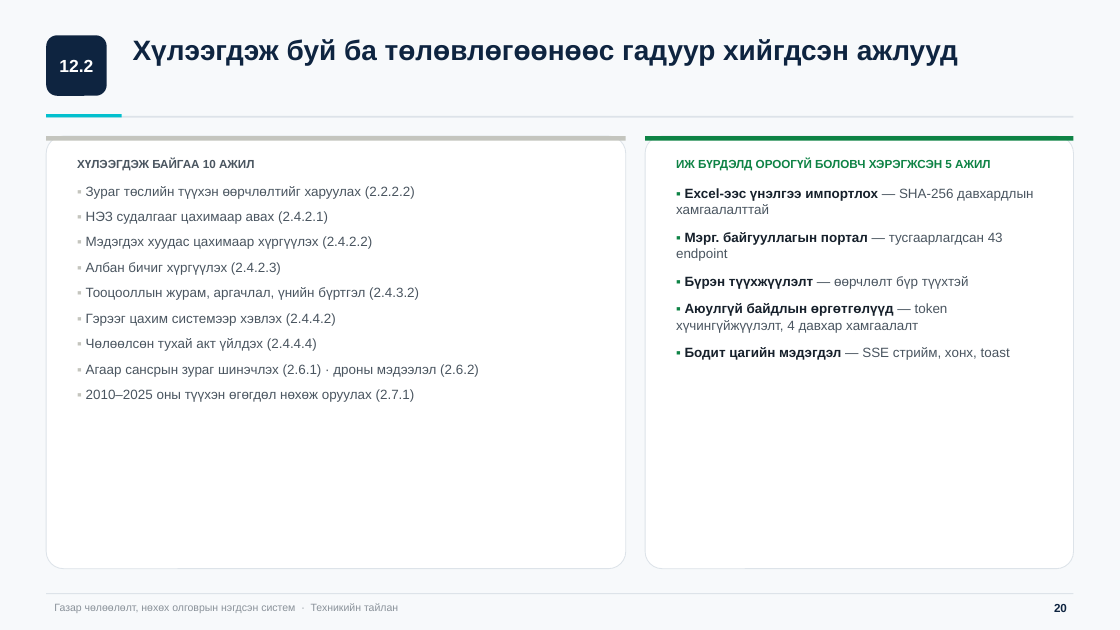
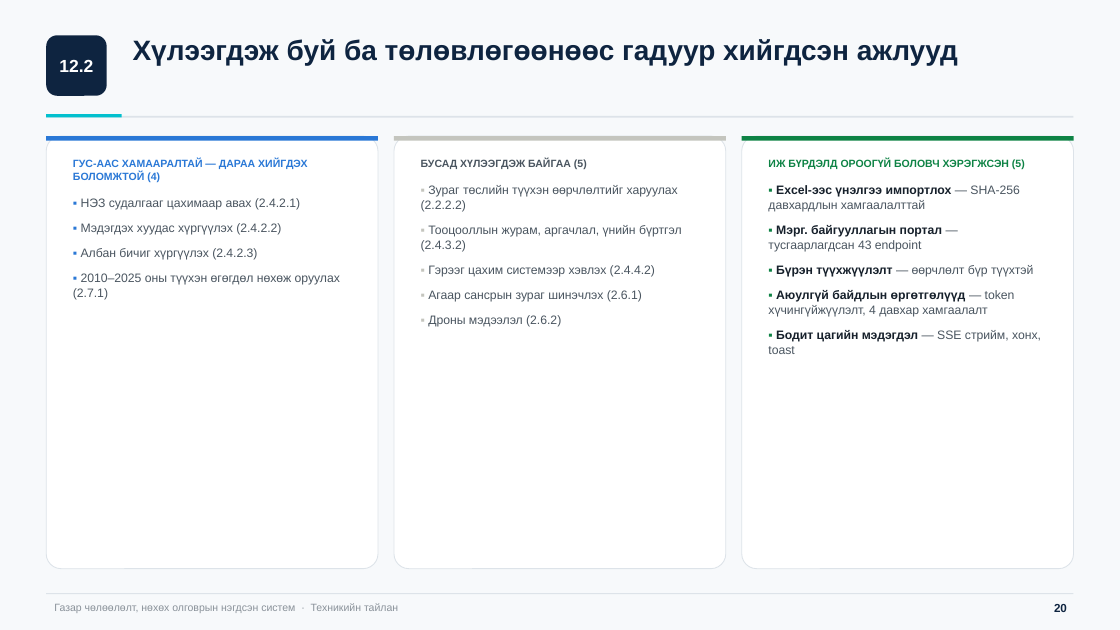
Before and after one commit to bumaa7018/acquisition_frontend, a slide deck: slide 21 of system-tailan.pptx. Drawn at 1120x630 pixels with LibreOffice and Linux fonts; fonts in the diff are those of the drawing. Boxes give left, top, right and bottom in pixels: in the first picture for what was removed or moved away, otherwise in the second. Text is boxed around its words. In the diff, an @@ line names an element or a change of style, - is before the commit and + after.

```diff
--- a/system-tailan.pptx
+++ b/system-tailan.pptx
@@ rounded rectangle: place and size @@
-rounded rectangle at bbox=[46, 136, 626, 569]
+rounded rectangle at bbox=[46, 136, 378, 569]
@@ rounded rectangle at bbox=[46, 136, 378, 569]: proportions changed @@
@@ rectangle: place and size @@
-rectangle at bbox=[46, 136, 626, 141]
+rectangle at bbox=[46, 136, 378, 141]
@@ rectangle at bbox=[46, 136, 378, 141]: fill #C4C5BE to #2A78D6 @@
@@ rounded rectangle added at bbox=[394, 136, 726, 569], fill #FFFFFF, outline #DDE3E9 0.75 pt @@
@@ rectangle added at bbox=[394, 136, 726, 141], fill #C4C5BE @@
@@ rounded rectangle at bbox=[742, 136, 1074, 569]: proportions changed @@
@@ rounded rectangle: place and size @@
-rounded rectangle at bbox=[645, 136, 1074, 569]
+rounded rectangle at bbox=[742, 136, 1074, 569]
@@ rectangle: place and size @@
-rectangle at bbox=[645, 136, 1074, 141]
+rectangle at bbox=[742, 136, 1074, 141]
@@ text added at bbox=[73, 159, 340, 300], 10.5 pt, text #4A5560 @@
+ГУС-ААС ХАМААРАЛТАЙ — ДАРАА ХИЙГДЭХ БОЛОМЖТОЙ (4)
+▪ НЭЗ судалгааг цахимаар авах (2.4.2.1)
+▪ Мэдэгдэх хуудас хүргүүлэх (2.4.2.2)
+▪ Албан бичиг хүргүүлэх (2.4.2.3)
+▪ 2010–2025 оны түүхэн өгөгдөл нөхөж оруулах (2.7.1)
@@ text "БУСАД ХҮЛЭЭГДЭЖ БАЙГАА (5)": place and size @@
-text "БУСАД ХҮЛЭЭГДЭЖ БАЙГАА (5)" at bbox=[77, 159, 479, 402]
+text "БУСАД ХҮЛЭЭГДЭЖ БАЙГАА (5)" at bbox=[421, 159, 682, 327]
@@ text at bbox=[421, 159, 587, 169]: text changed; size 10 to 9 pt @@
-ХҮЛЭЭГДЭЖ БАЙГАА 10 АЖИЛ
+БУСАД ХҮЛЭЭГДЭЖ БАЙГАА (5)
@@ text "ИЖ БҮРДЭЛД ОРООГҮЙ БОЛОВЧ ХЭРЭГЖСЭН ...": place and size @@
-text "ИЖ БҮРДЭЛД ОРООГҮЙ БОЛОВЧ ХЭРЭГЖСЭН ..." at bbox=[676, 159, 1033, 360]
+text "ИЖ БҮРДЭЛД ОРООГҮЙ БОЛОВЧ ХЭРЭГЖСЭН ..." at bbox=[768, 159, 1041, 354]
@@ text at bbox=[768, 159, 1025, 170]: text changed; size 10 to 9 pt @@
-ИЖ БҮРДЭЛД ОРООГҮЙ БОЛОВЧ ХЭРЭГЖСЭН 5 АЖИЛ
+ИЖ БҮРДЭЛД ОРООГҮЙ БОЛОВЧ ХЭРЭГЖСЭН (5)
@@ text at bbox=[421, 185, 682, 277]: size 11.5 to 10.5 pt in "▪ Зураг төслийн түүхэн өөрчлөлтийг харуулах (2.2.2.2)", "▪ Тооцооллын журам, аргачлал, үнийн бүртгэл (2.4.3.2)", "▪ Гэрээг цахим системээр хэвлэх (2.4.4.2)"; more space between paragraphs @@
@@ text at bbox=[768, 185, 1041, 354]: size 11.5 to 10.5 pt in "▪ Excel-ээс үнэлгээ импортлох — SHA-256 давхардлын ...", "▪ Мэрг. байгууллагын портал — тусгаарлагдсан 43 ...", "▪ Бүрэн түүхжүүлэлт — өөрчлөлт бүр түүхтэй", "▪ Аюулгүй байдлын өргөтгөлүүд — token хүчингүйжүүлэлт, ..." and 1 more places; less space between paragraphs @@
@@ text at bbox=[86, 211, 372, 275]: paragraphs removed @@
-▪ НЭЗ судалгааг цахимаар авах (2.4.2.1)
-▪ Мэдэгдэх хуудас цахимаар хүргүүлэх (2.4.2.2)
-▪ Албан бичиг хүргүүлэх (2.4.2.3)
@@ text at bbox=[428, 290, 642, 327]: text changed; size 11.5 to 10.5 pt @@
-▪ Чөлөөлсөн тухай акт үйлдэх (2.4.4.4)
-▪ Агаар сансрын зураг шинэчлэх (2.6.1) · дроны мэдээлэл (2.6.2)
-▪ 2010–2025 оны түүхэн өгөгдөл нөхөж оруулах (2.7.1)
+▪ Агаар сансрын зураг шинэчлэх (2.6.1)
+▪ Дроны мэдээлэл (2.6.2)
```
Also in this commit, not shown: 1 other slide changed, 5 other files.
